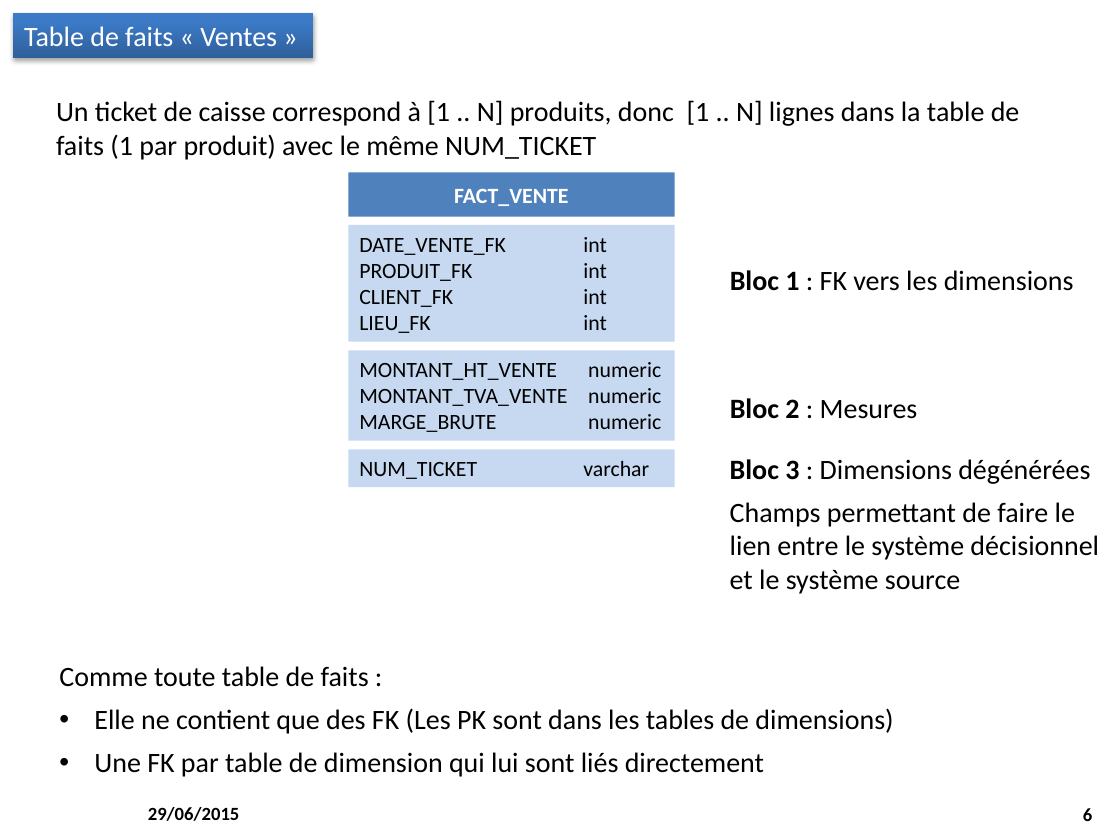
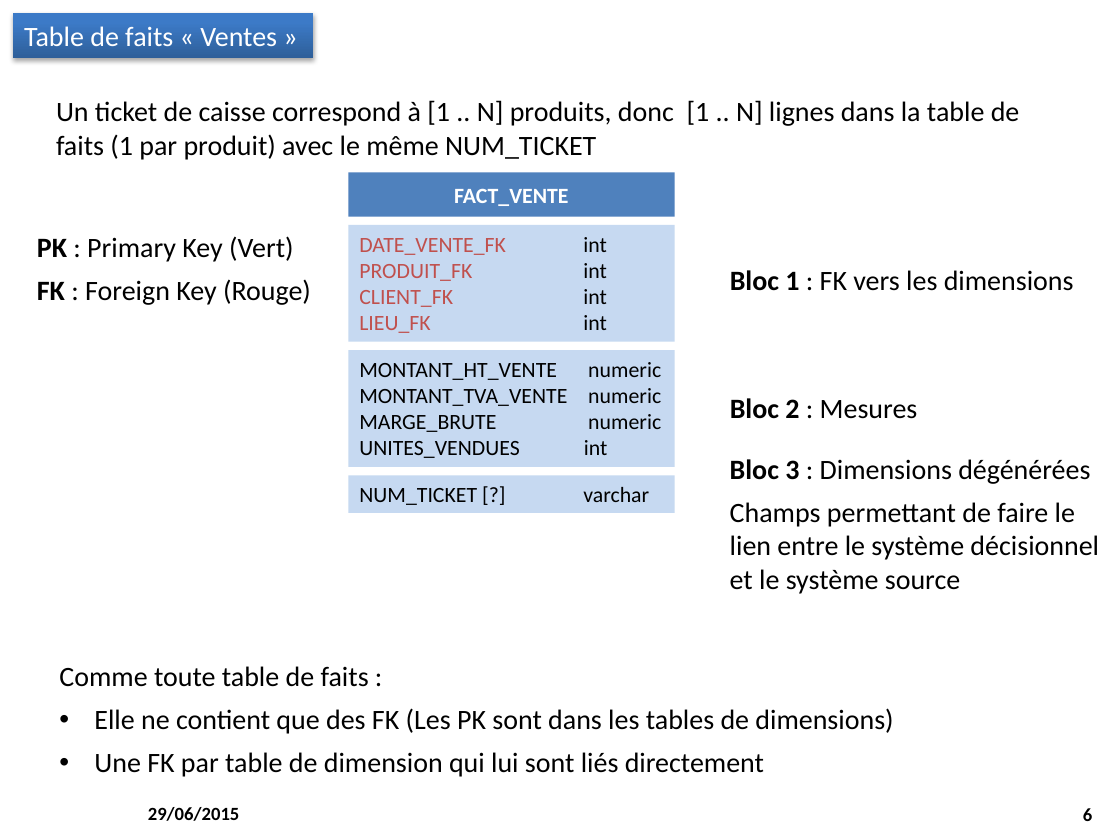
Before and after one commit to M2SIID-ODE/Projet_ODE, a slide deck: slide 6 of Documentation/3 - Documentation technique/Modelisation_EntrepotDeDonnées.pptx. Drawn at 1120x840 pixels with LibreOffice and Linux fonts; fonts in the diff are those of the drawing; background and template pictures are left out. Boxes give left, top, right and bottom in pixels: in the first picture for what was removed or moved away, otherwise in the second. Text is boxed around its words. In the diff, an @@ line names an element or a change of style, - is before the commit and + after.

```diff
--- a/Documentation/3 - Documentation technique/Modelisation_EntrepotDeDonnées.pptx
+++ b/Documentation/3 - Documentation technique/Modelisation_EntrepotDeDonnées.pptx
@@ text added at box(37, 236, 311, 305), 18 pt, text #000000 @@
+PK : Primary Key (Vert)
+FK : Foreign Key (Rouge)
@@ rectangle "DATE_VENTE_FK int" at box(348, 225, 674, 342): text colour #000000 to #C0504D in "DATE_VENTE_FK", "PRODUIT_FK", "CLIENT_FK", "LIEU_FK" @@
@@ rectangle "MONTANT_HT_VENTE numeric": place and size @@
-rectangle "MONTANT_HT_VENTE numeric" at box(348, 351, 674, 441)
+rectangle "MONTANT_HT_VENTE numeric" at box(348, 351, 674, 467)
@@ text in rectangle at box(359, 440, 608, 458): paragraph added @@
+UNITES_VENDUES int
@@ rectangle "NUM_TICKET [?] varchar": place and size @@
-rectangle "NUM_TICKET [?] varchar" at box(348, 449, 674, 487)
+rectangle "NUM_TICKET [?] varchar" at box(348, 475, 674, 513)
@@ text in rectangle at box(359, 487, 649, 505): text changed @@
-NUM_TICKET varchar
+NUM_TICKET [?] varchar
```
Also in this commit, not shown: 9 other slides changed, 2 other files.
